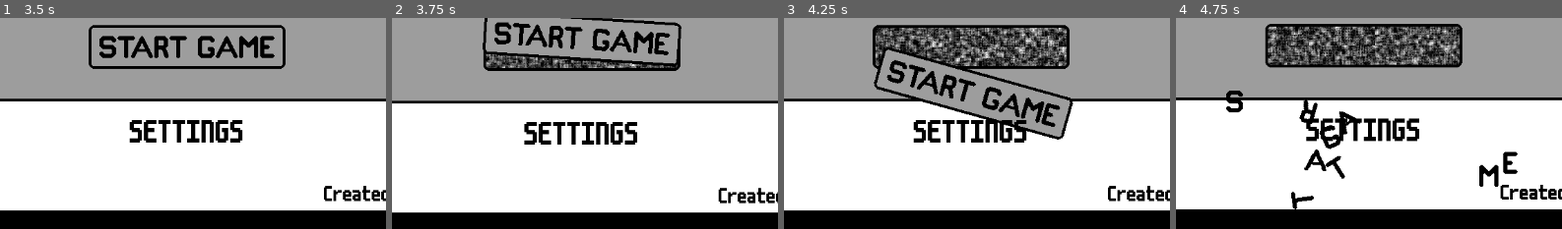
Above: before the commit, frames 1-4 (left to right).
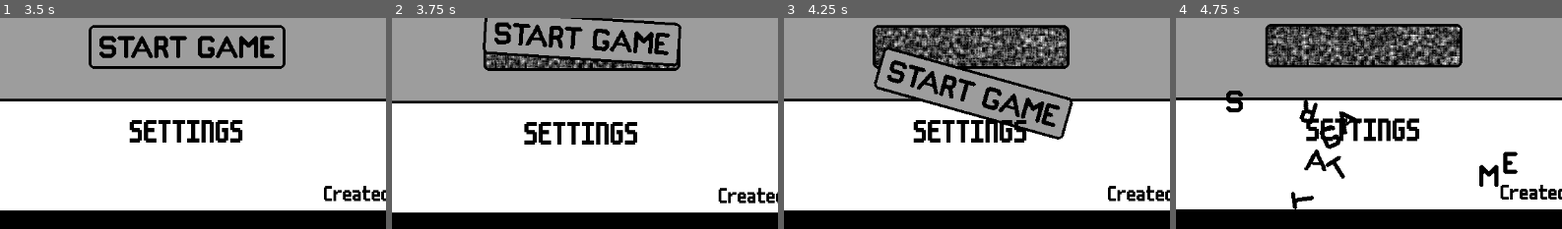
Above: after the commit, the same moments.

Repository: conor-wilson/secret-sapphire
Game: Godot game, scene res://scenes/main.tscn
Same seed, same stepped clock (60 frames per second), same inputs: the game is played once before the commit and once after it.
Inputs (mouse positions are % of the whole screen's width and height, from its top left):
- Up to frame 1 (3.5 s): tap Enter at 0.5 s; move the mouse to (49, 38) at 0.52 s; click (49, 38) at 0.6 s; click "SETTINGS" at 1.25 s; click "BACK" at 2 s; tap Space at 2.75 s; move the mouse to (49, 38) at 2.77 s; click (49, 38) at 2.85 s
- Up to frame 2 (3.75 s): tap Enter at 3.5 s; move the mouse to (49, 56) at 3.52 s; click (49, 56) at 3.6 s
- Up to frame 3 (4.25 s): no input
- Up to frame 4 (4.75 s): move the mouse to (6, 11) at 4.27 s; click (6, 11) at 4.35 s
The pictures show only the part of the screen within x 25-75%, y 49-99%; the shares and areas given below are measured in that part.

Frame 1 is identical in both runs. In frame 2, 1.1% of the frame differs, in the area x 24-74%, y 17-24%; in frame 3, 5.3%; in frame 4, 5.9%, in the area x 23-74%, y 3-23%.

Commit message:
Refactored Help Bot to belong to the main scene

Diff:
--- a/let-me-play/scenes/help_bot.gd
+++ b/let-me-play/scenes/help_bot.gd
@@ -10,6 +10,7 @@
 
 @onready var blink_length:float = $AnimationPlayer.get_animation("help_bot_idle").length
 @onready var shrink_length:float = $AnimationPlayer.get_animation("hell_bot_shrink").length
+@onready var grow_length:float = $AnimationPlayer.get_animation("hell_bot_grow").length
 
 enum State {IDLE, LEAVING}
 var state:State = State.IDLE
@@ -91,3 +92,15 @@
 	$AnimationPlayer.play("hell_bot_shrink")
 	await get_tree().create_timer(shrink_length).timeout
 	$ShrinkingSprite.hide() # TODO: This is janky. Fix.
+
+func grow():
+	speed = 0
+	$BlinkTimer.stop()
+	$IdleSprite.hide()
+	$ShrinkingSprite.show()
+	$AnimationPlayer.play("hell_bot_grow")
+	await get_tree().create_timer(grow_length).timeout
+	_on_blink_timer_timeout()
+	$ShrinkingSprite.hide()
+	$IdleSprite.show()
+	$AnimationPlayer.play("help_bot_idle")
--- a/let-me-play/scenes/help_bot.tscn
+++ b/let-me-play/scenes/help_bot.tscn
@@ -34,6 +34,22 @@
 "values": [0]
 }
 
+[sub_resource type="Animation" id="Animation_b6akb"]
+resource_name = "hell_bot_shrink"
+length = 0.65
+tracks/0/type = "value"
+tracks/0/imported = false
+tracks/0/enabled = true
+tracks/0/path = NodePath("../ShrinkingSprite:frame")
+tracks/0/interp = 1
+tracks/0/loop_wrap = true
+tracks/0/keys = {
+"times": PackedFloat32Array(0, 0.0666666, 0.133333, 0.2, 0.266667, 0.333333, 0.4, 0.466667, 0.533333, 0.6),
+"transitions": PackedFloat32Array(1, 1, 1, 1, 1, 1, 1, 1, 1, 1),
+"update": 1,
+"values": [0, 1, 2, 3, 4, 5, 6, 7, 8, 9]
+}
+
 [sub_resource type="Animation" id="Animation_pv5sx"]
 resource_name = "help_bot_idle"
 length = 0.8
@@ -51,9 +67,9 @@
 "values": [0, 0, 2, 3, 4, 5, 6, 7]
 }
 
-[sub_resource type="Animation" id="Animation_b6akb"]
-resource_name = "hell_bot_shrink"
-length = 0.65
+[sub_resource type="Animation" id="Animation_u7md5"]
+resource_name = "hell_bot_grow"
+length = 0.35
 tracks/0/type = "value"
 tracks/0/imported = false
 tracks/0/enabled = true
@@ -61,15 +77,16 @@
 tracks/0/interp = 1
 tracks/0/loop_wrap = true
 tracks/0/keys = {
-"times": PackedFloat32Array(0, 0.0666666, 0.133333, 0.2, 0.266667, 0.333333, 0.4, 0.466667, 0.533333, 0.6),
-"transitions": PackedFloat32Array(1, 1, 1, 1, 1, 1, 1, 1, 1, 1),
+"times": PackedFloat32Array(0, 0.0666667, 0.133333, 0.2, 0.266667),
+"transitions": PackedFloat32Array(1, 1, 1, 1, 1),
 "update": 1,
-"values": [0, 1, 2, 3, 4, 5, 6, 7, 8, 9]
+"values": [9, 3, 2, 1, 0]
 }
 
 [sub_resource type="AnimationLibrary" id="AnimationLibrary_cgdud"]
 _data = {
 "RESET": SubResource("Animation_yd1i7"),
+"hell_bot_grow": SubResource("Animation_u7md5"),
 "hell_bot_shrink": SubResource("Animation_b6akb"),
 "help_bot_idle": SubResource("Animation_pv5sx")
 }
@@ -81,6 +98,7 @@
 metadata/_edit_group_ = true
 
 [node name="IdleSprite" type="Sprite2D" parent="."]
+visible = false
 scale = Vector2(2, 2)
 texture = ExtResource("1_nxjie")
 hframes = 8
--- a/let-me-play/scenes/main.gd
+++ b/let-me-play/scenes/main.gd
@@ -55,7 +55,10 @@
 
 func _on_settings_menu_secret_settings_unlocked() -> void:
 	$Cameras/SecretSettingsCamera.make_current()
-	$Menus/SecretSettingsMenu.start_initial_dialogue()
+
+	# TODO: Make it so that the below only happens once
+	DialogueManager.stop_all_dialogue()
+	DialogueManager.new_dialogue_sequence($DialogueMarkers/CageDialogue.global_position, ["BLAH BLAH BLAH..."]) # TODO
 
 func _on_secret_settings_menu_back_pressed() -> void:
 	$Cameras/SettingsCamera.make_current()
@@ -93,4 +96,14 @@
 func _check_input_cache():
 	if input_cache == free_help_bot_cheat_code:
 		print("Freeing Help Bot...")
-		$Menus/SecretSettingsMenu.free_help_bot()
+		free_help_bot()
+
+func free_help_bot():
+	shake_screen(5,5)
+	$Menus/SecretSettingsMenu.unlock_cage()
+	DialogueManager.stop_all_dialogue()
+	DialogueManager.new_dialogue_sequence($DialogueMarkers/CageDialogue.global_position, ["BLAH BLAH BLAH..."]) # TODO
+	await get_tree().create_timer(2.5).timeout
+	$HelpBot.become_evil()
+	await get_tree().create_timer(2.5).timeout
+	$HelpBot.start_leaving()
--- a/let-me-play/scenes/main.tscn
+++ b/let-me-play/scenes/main.tscn
@@ -1,9 +1,10 @@
-[gd_scene load_steps=5 format=3 uid="uid://drpjvxm3qjcl7"]
+[gd_scene load_steps=6 format=3 uid="uid://drpjvxm3qjcl7"]
 
 [ext_resource type="Script" path="res://scenes/main.gd" id="1_lvo15"]
 [ext_resource type="PackedScene" uid="uid://5ctllddc4obb" path="res://scenes/main_menu.tscn" id="1_mw4j5"]
 [ext_resource type="PackedScene" uid="uid://cfjp23jay1xyw" path="res://scenes/settings_menu.tscn" id="3_vdc1c"]
 [ext_resource type="PackedScene" uid="uid://vff026q47yk" path="res://scenes/secret_settings_menu.tscn" id="4_u0lve"]
+[ext_resource type="PackedScene" uid="uid://bcttde4rl6c7u" path="res://scenes/help_bot.tscn" id="5_lf0pf"]
 
 [node name="Main" type="Node"]
 script = ExtResource("1_lvo15")
@@ -17,6 +18,11 @@
 
 [node name="SecretSettingsMenu" parent="Menus" instance=ExtResource("4_u0lve")]
 position = Vector2(2304, 0)
+
+[node name="HelpBot" parent="." node_paths=PackedStringArray("idle_markers", "exit_marker") instance=ExtResource("5_lf0pf")]
+position = Vector2(2879, 289)
+idle_markers = [NodePath("../MovementMarkers/CageMarker1"), NodePath("../MovementMarkers/CageMarker2"), NodePath("../MovementMarkers/CageMarker3"), NodePath("../MovementMarkers/CageMarker4")]
+exit_marker = NodePath("../MovementMarkers/MonologueMarker1")
 
 [node name="Cameras" type="Node2D" parent="."]
 
@@ -37,6 +43,26 @@
 [node name="WhatWasThat2" type="Marker2D" parent="DialogueMarkers"]
 position = Vector2(2021, 392)
 
+[node name="CageDialogue" type="Marker2D" parent="DialogueMarkers"]
+position = Vector2(3084, 294)
+
+[node name="MovementMarkers" type="Node2D" parent="."]
+
+[node name="CageMarker1" type="Marker2D" parent="MovementMarkers"]
+position = Vector2(2857, 276)
+
+[node name="CageMarker2" type="Marker2D" parent="MovementMarkers"]
+position = Vector2(2893, 268)
+
+[node name="CageMarker3" type="Marker2D" parent="MovementMarkers"]
+position = Vector2(2865, 312)
+
+[node name="CageMarker4" type="Marker2D" parent="MovementMarkers"]
+position = Vector2(2901, 304)
+
+[node name="MonologueMarker1" type="Marker2D" parent="MovementMarkers"]
+position = Vector2(573, 262)
+
 [connection signal="settings_pressed" from="Menus/MainMenu" to="." method="_on_main_menu_settings_pressed"]
 [connection signal="shake_screen" from="Menus/MainMenu" to="." method="_on_main_menu_shake_screen"]
 [connection signal="start_button_exploded" from="Menus/MainMenu" to="." method="_on_main_menu_start_button_exploded"]
--- a/let-me-play/scenes/secret_settings_menu.gd
+++ b/let-me-play/scenes/secret_settings_menu.gd
@@ -5,19 +5,8 @@
 signal shake_screen(strength:float, fade:float)
 signal back_pressed
 
-func free_help_bot():
-	shake_screen.emit(5,5)
+func unlock_cage():
 	_detatch_element_if_exists("Cage", 1)
-	DialogueManager.stop_all_dialogue()
-	DialogueManager.new_dialogue_sequence($DialogueMarkers/CageDialogue.global_position, ["BLAH BLAH BLAH..."]) # TODO
-	await get_tree().create_timer(2.5).timeout
-	$HelpBot.become_evil()
-	await get_tree().create_timer(2.5).timeout
-	$HelpBot.state == $HelpBot.start_leaving()
-
-func start_initial_dialogue():
-	DialogueManager.stop_all_dialogue()
-	DialogueManager.new_dialogue_sequence($DialogueMarkers/CageDialogue.global_position, ["BLAH BLAH BLAH..."]) # TODO
 
 # TODO: This is a duplicate of the same function in main_menu.gd. Deduplicate
 # this.
--- a/let-me-play/scenes/secret_settings_menu.tscn
+++ b/let-me-play/scenes/secret_settings_menu.tscn
@@ -1,9 +1,8 @@
-[gd_scene load_steps=12 format=4 uid="uid://vff026q47yk"]
+[gd_scene load_steps=11 format=4 uid="uid://vff026q47yk"]
 
 [ext_resource type="Script" path="res://scenes/secret_settings_menu.gd" id="1_el1nc"]
 [ext_resource type="TileSet" uid="uid://b35s45rp0yrck" path="res://scenes/menu_tile_set.tres" id="1_qo81q"]
 [ext_resource type="FontFile" uid="uid://bckbkknmti08k" path="res://assets/fonts/m6x11.ttf" id="2_my51e"]
-[ext_resource type="PackedScene" uid="uid://bcttde4rl6c7u" path="res://scenes/help_bot.tscn" id="3_prvos"]
 [ext_resource type="Texture2D" uid="uid://um4g42a5xdp" path="res://assets/art/Cage.png" id="4_oxqhv"]
 [ext_resource type="Texture2D" uid="uid://be4woayk2k8g3" path="res://assets/art/Lock.png" id="5_f86gl"]
 [ext_resource type="PackedScene" uid="uid://b7pp5suyru2lf" path="res://scenes/breakable_element.tscn" id="5_x68vv"]
@@ -29,18 +28,6 @@
 [node name="Boarder" type="TileMapLayer" parent="."]
 tile_map_data = PackedByteArray("AAAAAAAAAAAAAAAAAAABAAAAAAAAAAAAAAACAAAAAAAAAAAAAAADAAAAAAAAAAAAAAAEAAAAAAAAAAAAAAAFAA …(4112 unchanged characters)…
 tile_set = ExtResource("1_qo81q")
-
-[node name="BackButton" type="Button" parent="."]
-offset_left = 49.0
-offset_top = 52.0
-offset_right = 141.0
-offset_bottom = 102.0
-focus_mode = 0
-theme = ExtResource("8_2qt57")
-theme_override_colors/font_hover_color = Color(0.615686, 0.615686, 0.615686, 1)
-theme_override_colors/font_color = Color(0, 0, 0, 1)
-text = "BACK"
-flat = true
 
 [node name="CenterContainer" type="CenterContainer" parent="."]
 offset_right = 1152.0
@@ -102,11 +89,17 @@
 text = "secret setting"
 flat = true
 
-[node name="HelpBot" parent="." node_paths=PackedStringArray("idle_markers", "exit_marker") instance=ExtResource("3_prvos")]
-position = Vector2(575, 290)
-speed = 10.0
-idle_markers = [NodePath("../MovementMarkers/CageMarker1"), NodePath("../MovementMarkers/CageMarker2"), NodePath("../MovementMarkers/CageMarker3"), NodePath("../MovementMarkers/CageMarker5")]
-exit_marker = NodePath("../MovementMarkers/BackButtonMarker")
+[node name="BackButton" type="Button" parent="."]
+offset_left = 49.0
+offset_top = 52.0
+offset_right = 141.0
+offset_bottom = 102.0
+focus_mode = 0
+theme = ExtResource("8_2qt57")
+theme_override_colors/font_hover_color = Color(0.615686, 0.615686, 0.615686, 1)
+theme_override_colors/font_color = Color(0, 0, 0, 1)
+text = "BACK"
+flat = true
 
 [node name="Cage" parent="." instance=ExtResource("5_x68vv")]
 collision_layer = 2
@@ -118,26 +111,6 @@
 [node name="CollisionShape2D" type="CollisionShape2D" parent="Cage"]
 position = Vector2(575, 290)
 shape = SubResource("RectangleShape2D_c3xj7")
-
-[node name="MovementMarkers" type="Node2D" parent="."]
-
-[node name="CageMarker1" type="Marker2D" parent="MovementMarkers"]
-position = Vector2(597, 304)
-
-[node name="CageMarker2" type="Marker2D" parent="MovementMarkers"]
-position = Vector2(553, 276)
-
-[node name="CageMarker3" type="Marker2D" parent="MovementMarkers"]
-position = Vector2(561, 312)
-
-[node name="CageMarker4" type="Marker2D" parent="MovementMarkers"]
-position = Vector2(575, 290)
-
-[node name="CageMarker5" type="Marker2D" parent="MovementMarkers"]
-position = Vector2(589, 268)
-
-[node name="BackButtonMarker" type="Marker2D" parent="MovementMarkers"]
-position = Vector2(94, 72)
 
 [node name="Locks" type="Node2D" parent="."]
 
@@ -155,8 +128,5 @@
 
 [node name="DialogueMarkers" type="Node2D" parent="."]
 
-[node name="CageDialogue" type="Marker2D" parent="DialogueMarkers"]
-position = Vector2(780, 294)
-
 [connection signal="pressed" from="BackButton" to="." method="_on_back_button_pressed"]
 [connection signal="smash" from="Cage" to="." method="_on_cage_smash"]
--- a/let-me-play/scenes/settings_menu.gd
+++ b/let-me-play/scenes/settings_menu.gd
@@ -32,6 +32,9 @@
 func _ready() -> void:
 	username_box.hide()
 	password_box.hide()
+	$HelpBot.become_evil()
+	$HelpBot.hide()
+	$HelpBot.speed = 0
 
 func _on_secret_settings_button_pressed() -> void:
 	username_box.show()
@@ -116,3 +119,12 @@
 
 	# Detatch element
 	element.detatch(strength)
+
+# TODO: This is purely for debugging. This function should be removed once it's
+# no-longer needed.
+func _input(event: InputEvent) -> void:
+	if event.is_action_pressed("debugbutton"):
+		$HelpBot.show()
+		$HelpBot.grow()
+		await get_tree().create_timer(2.5).timeout
+		$HelpBot.start_leaving()
--- a/let-me-play/scenes/settings_menu.tscn
+++ b/let-me-play/scenes/settings_menu.tscn
@@ -7,6 +7,7 @@
 [ext_resource type="Texture2D" uid="uid://diq05b766rpol" path="res://assets/art/SettingsIcon-Sheet.png" id="5_78cxs"]
 [ext_resource type="PackedScene" uid="uid://b7pp5suyru2lf" path="res://scenes/breakable_element.tscn" id="6_447go"]
 [ext_resource type="Texture2D" uid="uid://q1bluytg0n3h" path="res://assets/art/ScrewDriver.png" id="7_lbls2"]
+[ext_resource type="PackedScene" uid="uid://bcttde4rl6c7u" path="res://scenes/help_bot.tscn" id="8_c12ak"]
 
 [sub_resource type="LabelSettings" id="LabelSettings_3h1cu"]
 font = ExtResource("2_ityvj")
@@ -166,6 +167,15 @@
 [node name="WrongPasswordMarker" type="Marker2D" parent="DialogueMarkers"]
 position = Vector2(872, 392)
 
+[node name="MovementMarkers" type="Node2D" parent="."]
+
+[node name="BackButtonMarker" type="Marker2D" parent="MovementMarkers"]
+position = Vector2(90, 76)
+
+[node name="HelpBot" parent="." node_paths=PackedStringArray("exit_marker") instance=ExtResource("8_c12ak")]
+position = Vector2(576, 361)
+exit_marker = NodePath("../MovementMarkers/BackButtonMarker")
+
 [connection signal="pressed" from="CenterContainer/MarginContainer/VBoxContainer/SecretSettingsButton" to="." method="_on_secret_settings_button_pressed"]
 [connection signal="text_submitted" from="CenterContainer/MarginContainer/VBoxContainer/UsernameBox" to="." method="_on_username_box_text_submitted"]
 [connection signal="text_submitted" from="CenterContainer/MarginContainer/VBoxContainer/PasswordBox" to="." method="_on_password_box_text_submitted"]
Not shown: 1 places in let-me-play/scenes/help_bot.tscn that only renumber resources
Not shown: 1 places in let-me-play/scenes/settings_menu.tscn that only renumber resources
